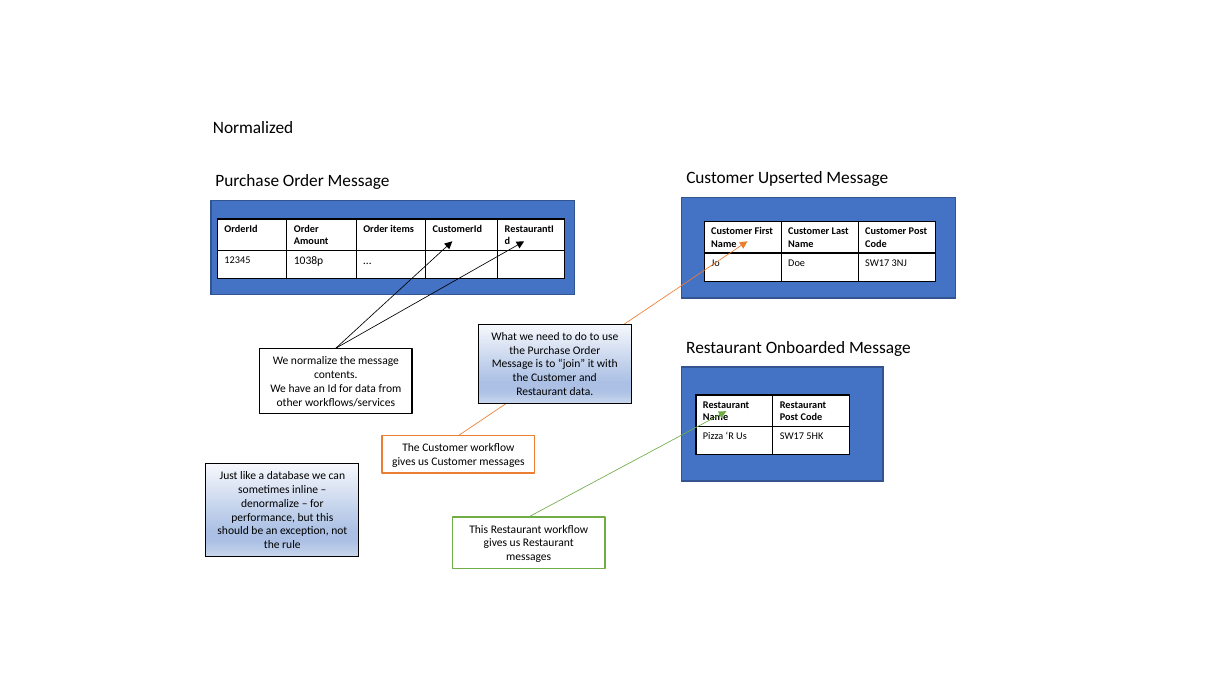
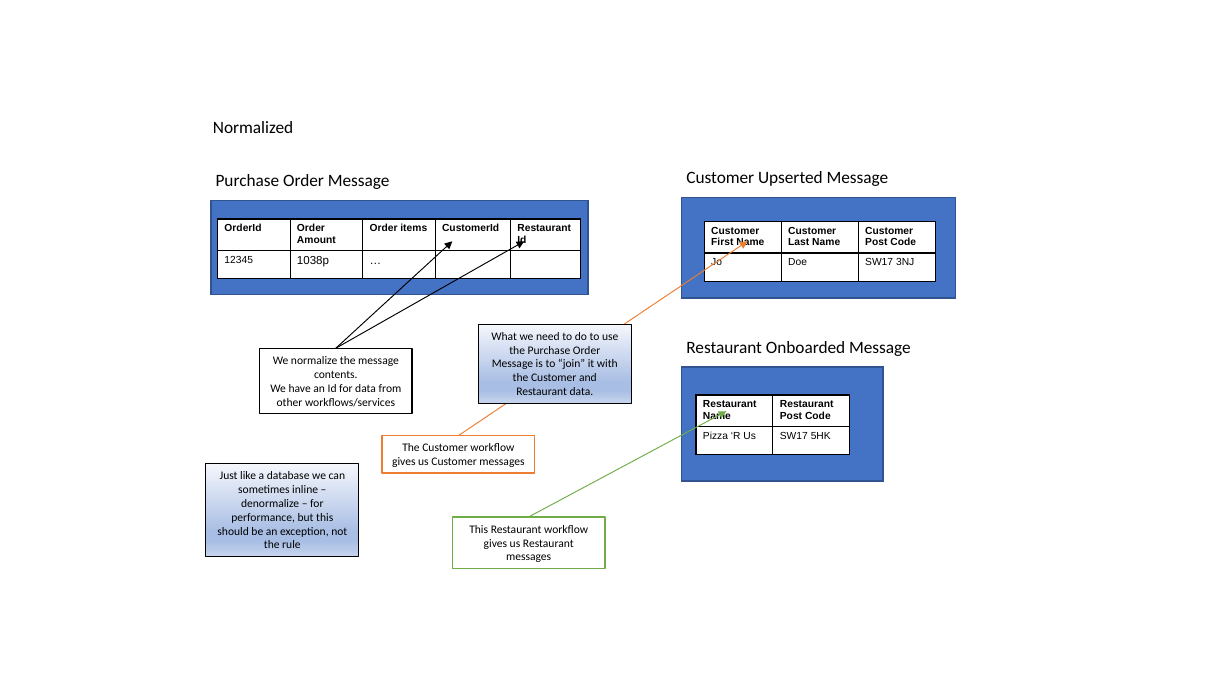
Before and after one commit to iancooper/Presentations, a slide deck: slide 29 of Polyglot Flow Build Stuff.pptx. Drawn at 1232x693 pixels with LibreOffice and Linux fonts; fonts in the diff are those of the drawing. Boxes give left, top, right and bottom in pixels: in the first picture for what was removed or moved away, otherwise in the second. Text is boxed around its words. In the diff, an @@ line names an element or a change of style, - is before the commit and + after.

```diff
--- a/Polyglot Flow Build Stuff.pptx
+++ b/Polyglot Flow Build Stuff.pptx
@@ outline #325491 1 pt to #31538F 1 pt in 3 elements at (682, 197, 957, 298), (682, 367, 884, 482), (211, 201, 588, 294) @@
@@ rectangle: place and size @@
-rectangle at (211, 201, 574, 294)
+rectangle at (211, 201, 588, 294)
@@ table at (217, 219, 582, 279) @@
@@ font Calibri to Arial @@
@@ table: place and size @@
-table at (217, 219, 564, 279)
+table at (217, 219, 582, 279)
@@ table at (704, 222, 934, 282) @@
@@ font Calibri to Arial @@
@@ arrow (335, 348) - (453, 241): stroke #000000 0.5 pt to #000000 0.75 pt @@
@@ arrow (335, 348) - (524, 241): stroke #000000 0.5 pt to #000000 0.75 pt @@
@@ arrow (458, 435) - (748, 241): stroke #ED7D31 0.5 pt to #ED7D31 0.75 pt @@
@@ arrow (529, 517) - (726, 411): stroke #70AD47 0.5 pt to #70AD47 0.75 pt @@
@@ table at (696, 396, 849, 456) @@
@@ font Calibri to Arial @@
```
Also in this commit, not shown: 28 other slides changed, 1 slide added, 3 slides removed.
